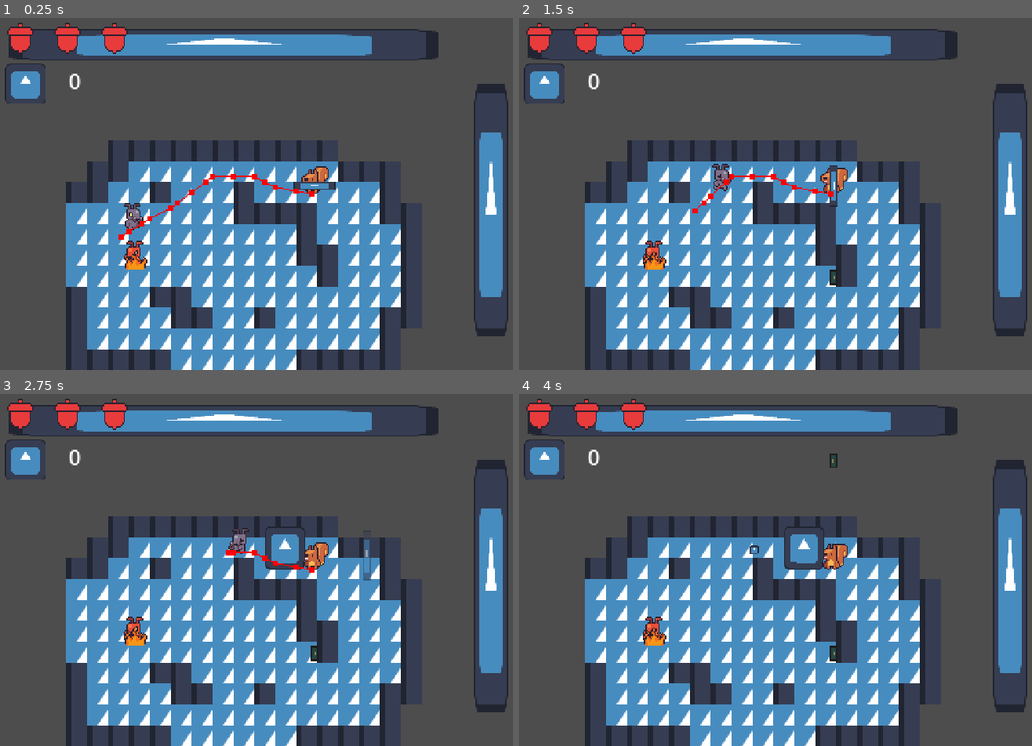
Above: before the commit, frames 1-4 (two rows, left to right).
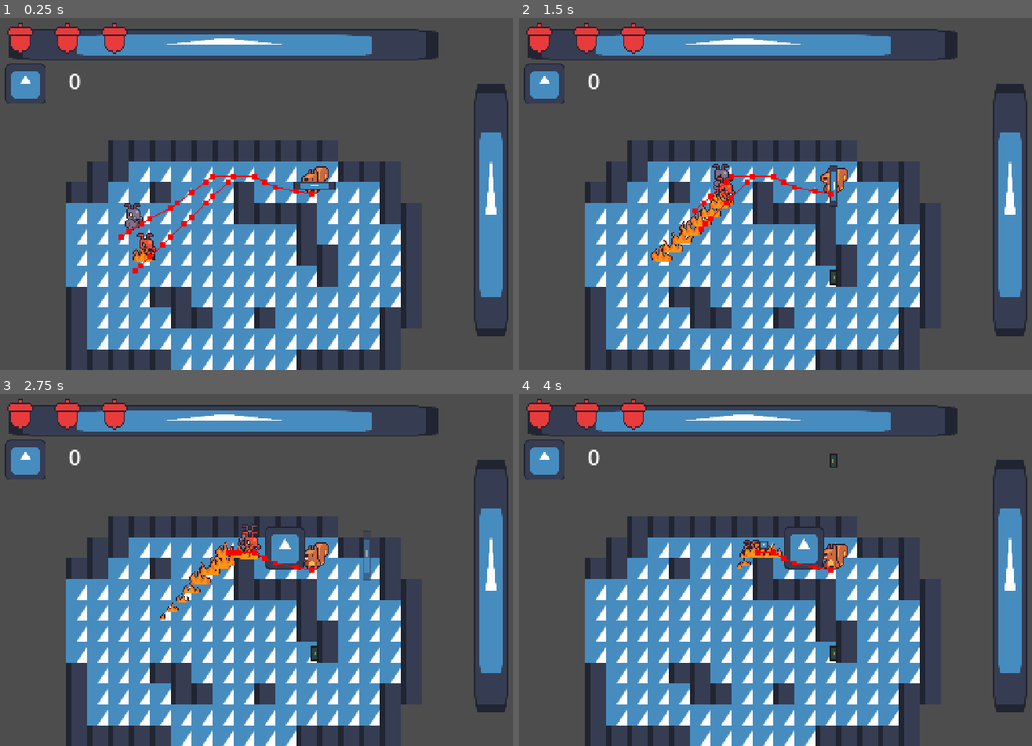
Above: after the commit, the same moments.

Repository: kikis05/SquirrelGame
Game: Godot game, scene res://scenes/main.tscn
Two runs of this game, one before a commit and one after it. Both use one fixed random seed, a clock stepped at 60 frames per second and the inputs below. The engine's default icon, where the game draws it, is replaced by a stand-in: a white triangle on a blue panel in a dark square.
Inputs:
- Up to frame 1 (0.25 s): no input
- Up to frame 2 (1.5 s): hold Right (attack_right) 0.53-1.28 s; hold Q (attack_toggle) 0.53-1.28 s; hold Down (attack_down) from 1.28 s (still down); tap Q (attack_toggle) at 1.35 s
- Up to frame 3 (2.75 s): release Down (attack_down) at 2.03 s; hold Right (attack_right) from 2.03 s (still down); hold Q (attack_toggle) from 2.03 s (still down)
- Up to frame 4 (4 s): release Right (attack_right) at 2.78 s; release Q (attack_toggle) at 2.78 s; hold Up (attack_up) 2.78-3.53 s; tap Q (attack_toggle) at 2.85 s; hold Left (attack_left) from 3.53 s (still down); hold Q (attack_toggle) from 3.53 s (still down)

The runs differ from the first frame. In frame 1, 0.6% of the frame differs, in the area x 24-45%, y 45-73%; in frame 2, 1.1%; in frame 3, 1.2%, in the area x 24-51%, y 36-72%; in frame 4, 0.7%.

Commit message:
fire ant initial state

Diff:
--- a/entities/enemies/fire_ant_enemy/fire_ant_enemy.tscn
+++ b/entities/enemies/fire_ant_enemy/fire_ant_enemy.tscn
@@ -267,8 +267,9 @@
 
 [node name="Marker2D" type="Marker2D" parent="."]
 
-[node name="State Machine" type="Node" parent="."]
+[node name="State Machine" type="Node" parent="." node_paths=PackedStringArray("initial_state")]
 script = ExtResource("3_wr85i")
+initial_state = NodePath("Chase State")
 metadata/_custom_type_script = "uid://drc32dbyt45eh"
 
 [node name="Idle State" type="Node" parent="State Machine" node_paths=PackedStringArray("enemy")]
